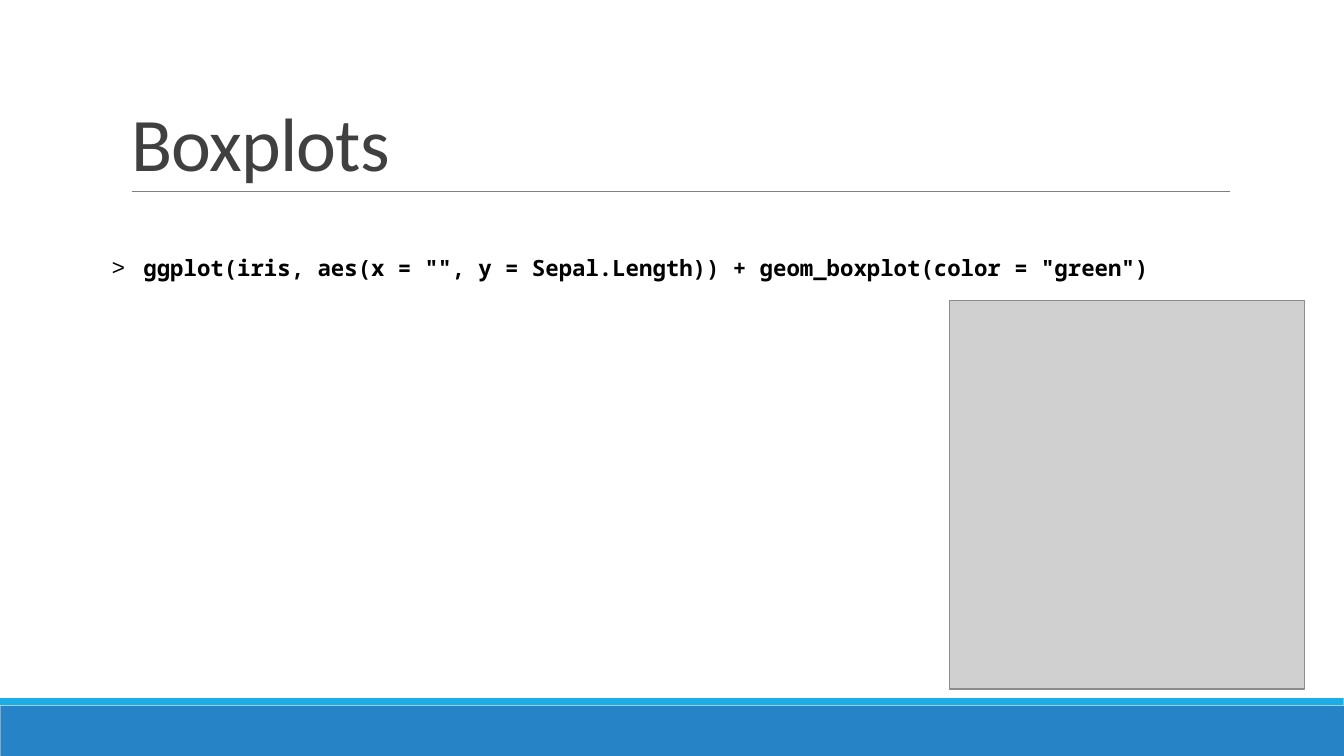
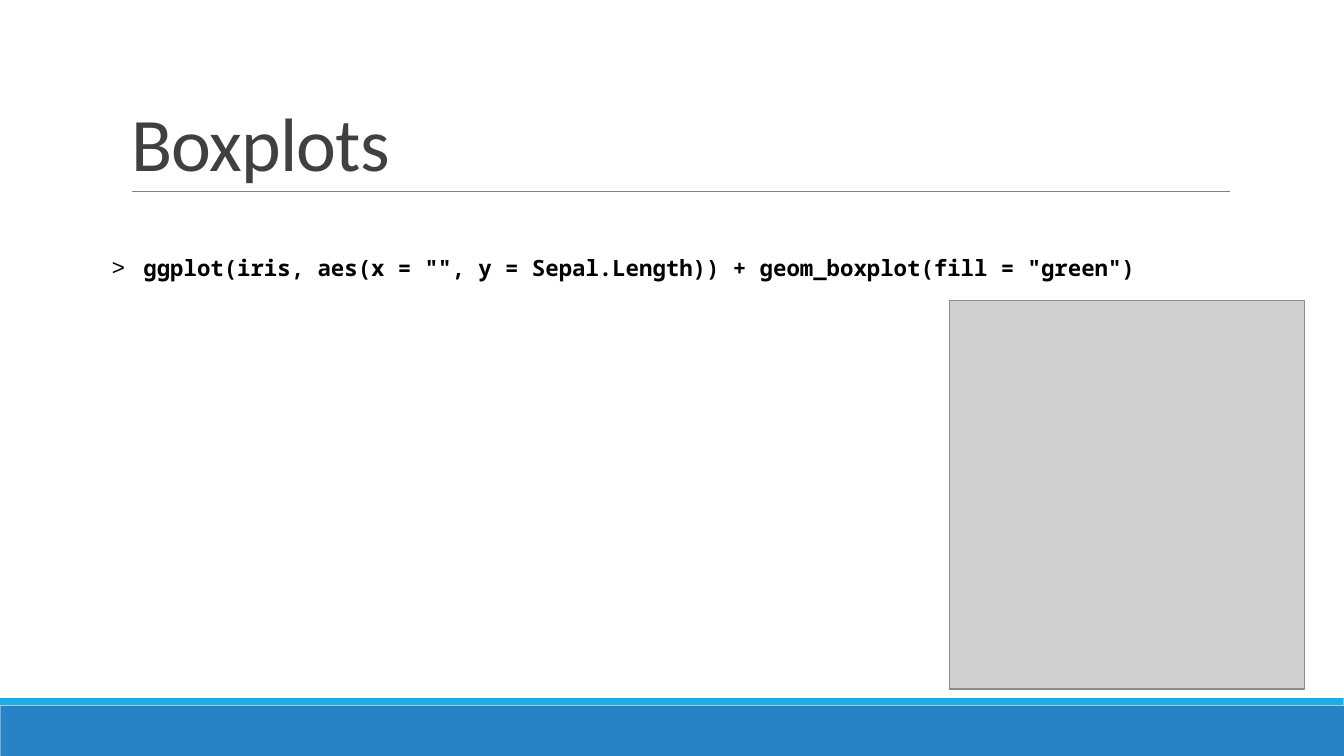
Before and after one commit to sjspielman/bio5312_fall2017, a slide deck: slide 26 of slides/day2_intro_to_tidyverse.pptx. Drawn at 1344x756 pixels with LibreOffice and Linux fonts; fonts in the diff are those of the drawing; grey boxes stand for pictures. Boxes give left, top, right and bottom in pixels: in the first picture for what was removed or moved away, otherwise in the second. Text is boxed around its words. In the diff, an @@ line names an element or a change of style, - is before the commit and + after.

Commit message:
day2 slide typos

```diff
--- a/slides/day2_intro_to_tidyverse.pptx
+++ b/slides/day2_intro_to_tidyverse.pptx
@@ text at [143,258,1135,282]: text changed @@
-> ggplot(iris, aes(x = "", y = Sepal.Length)) + geom_boxplot(color = "green")
+> ggplot(iris, aes(x = "", y = Sepal.Length)) + geom_boxplot(fill = "green")
```
Also in this commit, not shown: 2 other slides changed, 1 other file.
